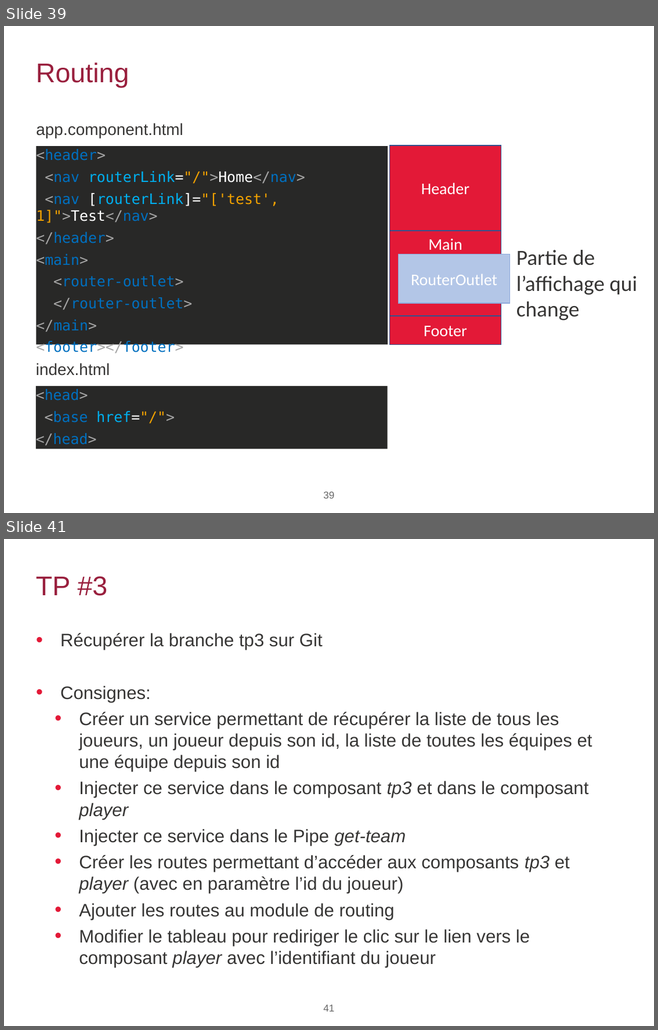
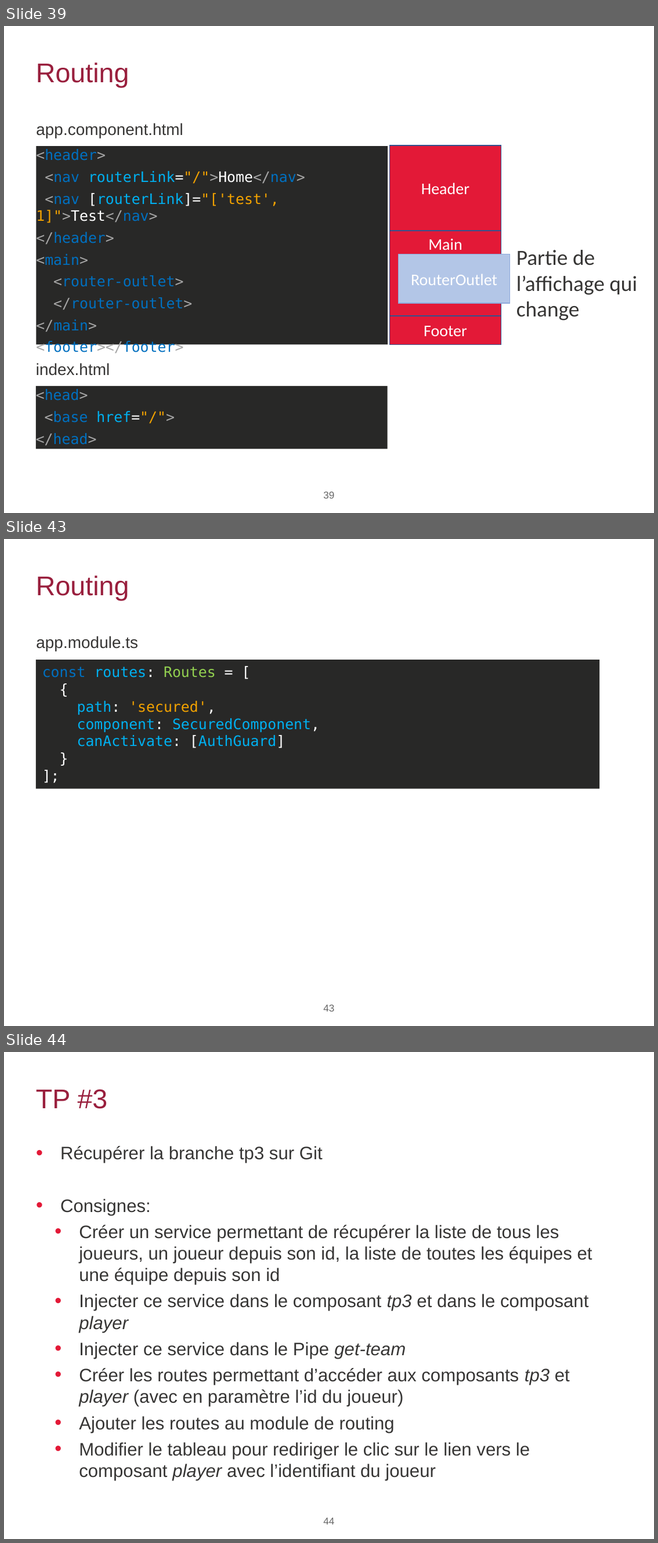
Before and after one commit to agaudichon/CGI-formation-Angular, a slide deck: docs/Formation_Angular_002_Premiers-pas.pptx. Shown one above the other, each under a label of ours: slides 39 and 41 before the commit, slides 39, 43 and 44 after it; the slides between them are not shown. The pictures are 658x1030 and 658x1543 pixels, drawn with LibreOffice and Linux fonts; fonts in the diff are those of the drawing; background and template pictures are left out. Boxes give left, top, right and bottom in pixels: in the first picture for what was removed or moved away, otherwise in the second. Text is boxed around its words. In the diff, an @@ line names an element or a change of style, - is before the commit and + after.

```diff
--- a/docs/Formation_Angular_002_Premiers-pas.pptx
+++ b/docs/Formation_Angular_002_Premiers-pas.pptx
@@ slide 43 added at (4,539,654,1026), background #FFFFFF @@
@@ title added at (36,576,129,601), 30 pt, text #991F3D @@
+Routing
@@ text added at (36,636,138,651), 18 pt, text #363534 @@
+app.module.ts
@@ rectangle added at (36,660,599,789), fill #282827, 16 pt, text #00B0F0 @@
+const routes: Routes = [
+{
+path: 'secured',
+component: SecuredComponent,
+canActivate: [AuthGuard]
+}
+];
@@ page number added at (323,1005,334,1012), 11 pt, text #666666 @@
+43
@@ what was slide 41 is now slide 44 @@
@@ page number at (323,1518,334,1525): text changed @@
-41
+44
```
Also in this commit, not shown: 1 slide changed, 2 other slides added.
